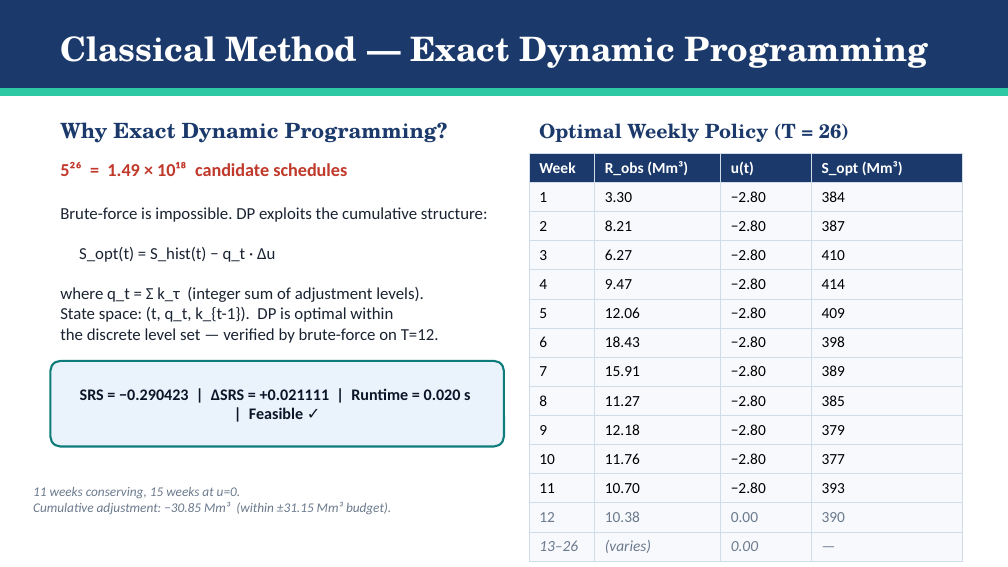
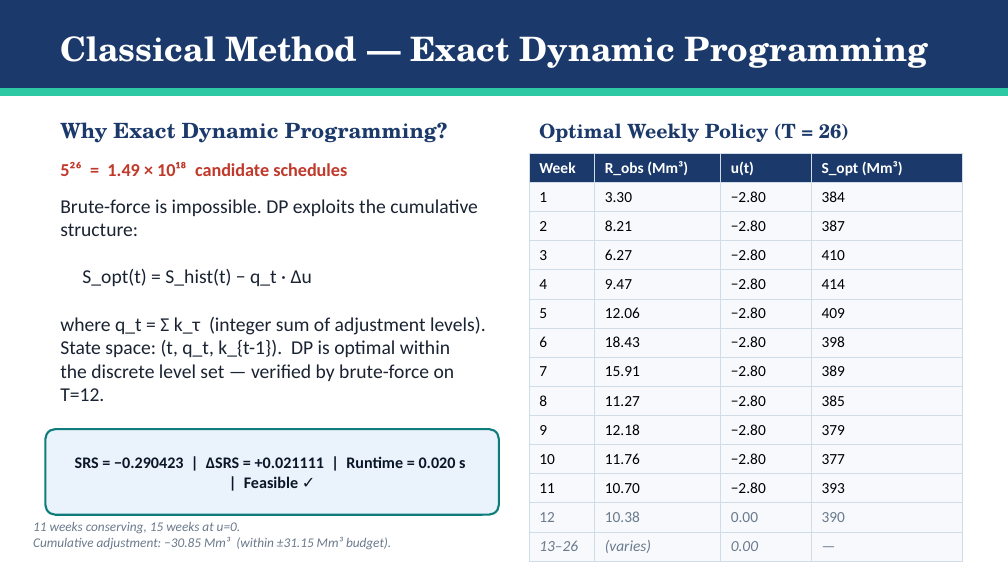
Before and after one commit to Hackathon-Puebla-2026/Equipo_04, a slide deck: slide 5 of Equipo04_FalconChallenge.pptx. Drawn at 1008x567 pixels with LibreOffice and Linux fonts; fonts in the diff are those of the drawing. Boxes give left, top, right and bottom in pixels: in the first picture for what was removed or moved away, otherwise in the second. Text is boxed around its words. In the diff, an @@ line names an element or a change of style, - is before the commit and + after.

```diff
--- a/Equipo04_FalconChallenge.pptx
+++ b/Equipo04_FalconChallenge.pptx
@@ text "Brute-force is impossible. DP exploits ...": place and size @@
-text "Brute-force is impossible. DP exploits ..." at (60, 207, 488, 343)
+text "Brute-force is impossible. DP exploits ..." at (60, 199, 486, 401)
@@ text "Brute-force is impossible. DP exploits ..." at (60, 199, 486, 401): size 12 to 14 pt @@
@@ rounded rectangle: place and size @@
-rounded rectangle at (50, 361, 504, 447)
+rounded rectangle at (45, 429, 499, 515)
@@ text "SRS = −0.290423 | ΔSRS ...": place and size @@
-text "SRS = −0.290423 | ΔSRS ..." at (80, 388, 470, 419)
+text "SRS = −0.290423 | ΔSRS ..." at (75, 456, 465, 488)
@@ text "11 weeks conserving, 15 weeks ...": place and size @@
-text "11 weeks conserving, 15 weeks ..." at (33, 487, 391, 514)
+text "11 weeks conserving, 15 weeks ..." at (33, 522, 391, 549)
```
Also in this commit, not shown: 5 other slides changed, 1 slide added.
